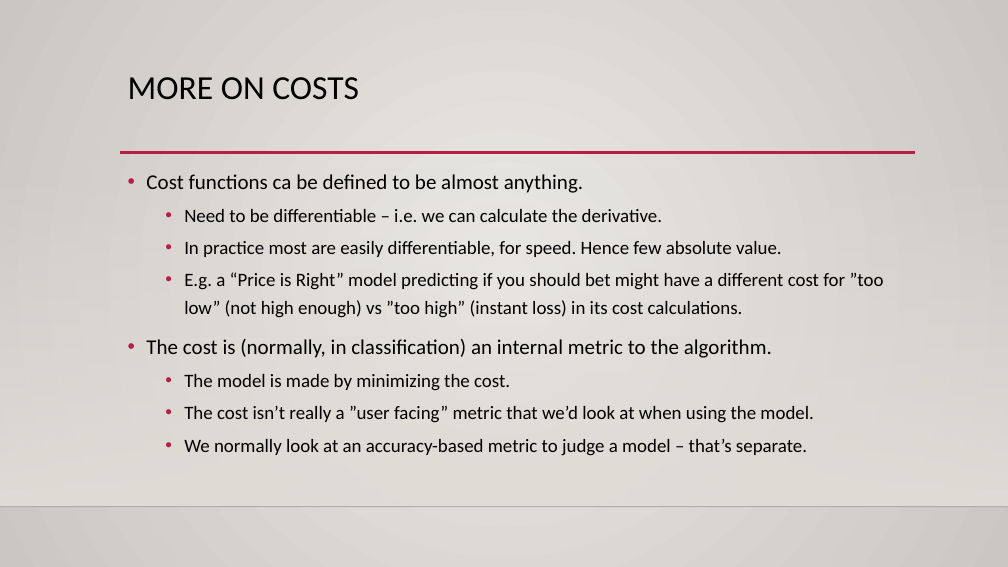
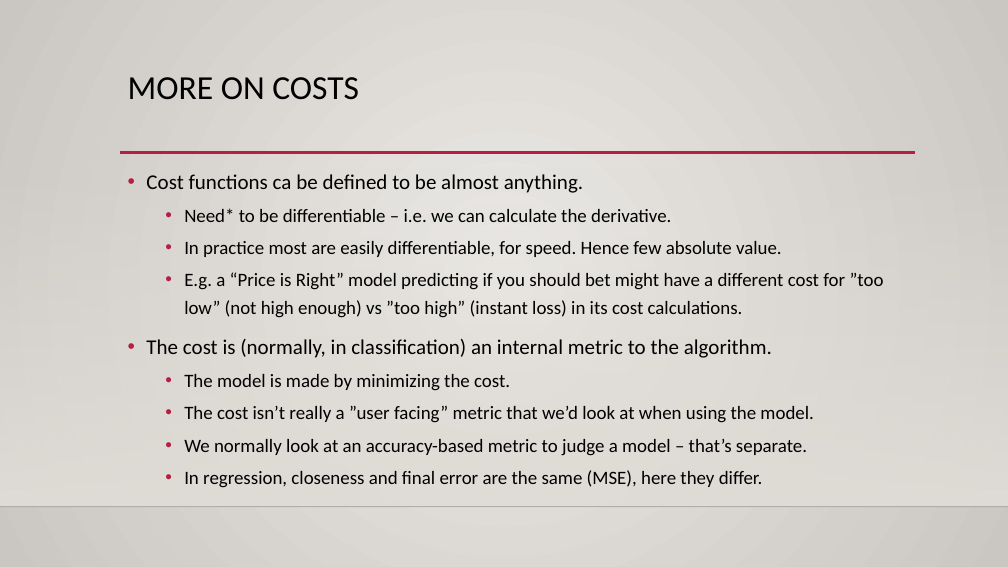
Before and after one commit to AkeemSemperDataScience/Basic_Stats_in_Python_Student_Repository, a slide deck: slide 13 of reference_material/slides/024_log_reg_2.pptx (slide 12 before the commit). Drawn at 1008x567 pixels with LibreOffice and Linux fonts; fonts in the diff are those of the drawing; background and template pictures are left out. Boxes give left, top, right and bottom in pixels: in the first picture for what was removed or moved away, otherwise in the second. Text is boxed around its words. In the diff, an @@ line names an element or a change of style, - is before the commit and + after.

```diff
--- a/reference_material/slides/024_log_reg_2.pptx
+++ b/reference_material/slides/024_log_reg_2.pptx
@@ text at (184, 208, 671, 222): text changed @@
-  • Need to be differentiable – i.e. we can calculate the derivative.
+  • Need* to be differentiable – i.e. we can calculate the derivative.
@@ text at (184, 470, 763, 488): paragraph added @@
+  • In regression, closeness and final error are the same (MSE), here they differ.
```
Also in this commit, not shown: 14 other slides changed, 23 slides added, 1 slide removed, 3 other files.
